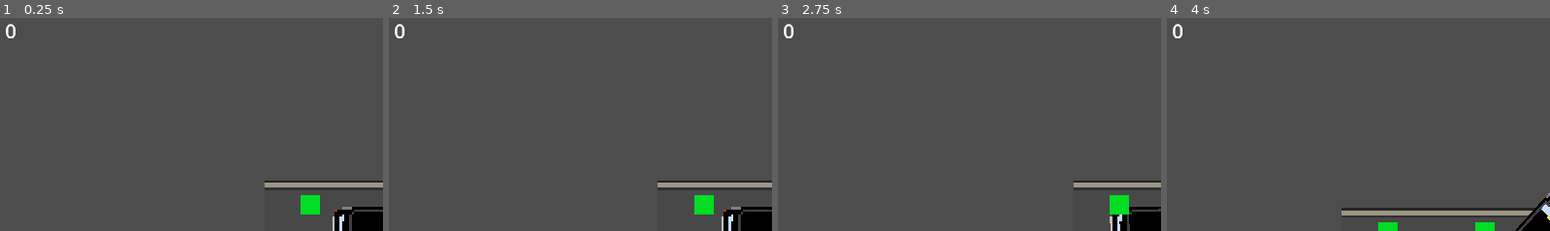
Above: before the commit, frames 1-4 (left to right).
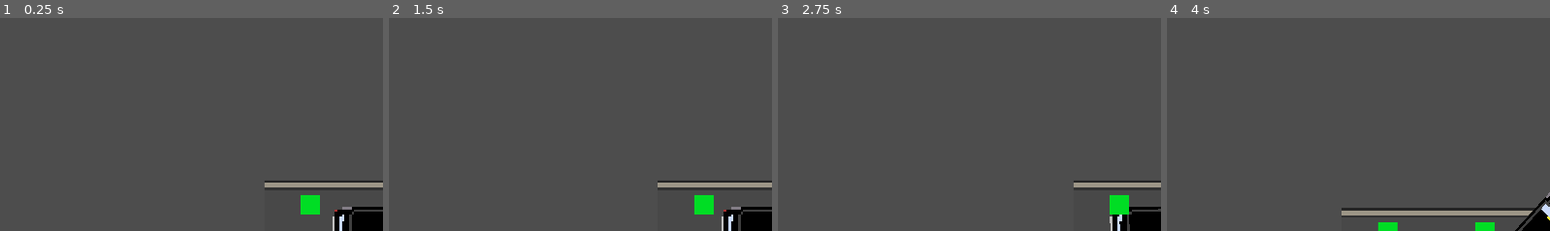
Above: after the commit, the same moments.

Repository: Samwalton9/HackneyCarriage
Game: Godot game, scene res://main.tscn
Two runs of this game, one before a commit and one after it. Both use one fixed random seed, a clock stepped at 60 frames per second and the inputs below.
Inputs:
- Up to frame 1 (0.25 s): no input
- Up to frame 2 (1.5 s): hold Right (ui_right) 0.53-1.28 s; hold Down (ui_down) from 1.28 s (still down)
- Up to frame 3 (2.75 s): release Down (ui_down) at 2.03 s; hold Right (ui_right) from 2.03 s (still down)
- Up to frame 4 (4 s): release Right (ui_right) at 2.78 s; hold Up (ui_up) 2.78-3.53 s; hold Left (ui_left) from 3.53 s (still down)
The pictures show only the part of the screen within x 0-50%, y 0-50%; the shares and areas given below are measured in that part.

The runs differ from the first frame. In frame 1, 0.1% of the frame differs, in the area x 1-5%, y 2-10%; in frame 2, 0.1%; in frame 3, 0.1%; in frame 4, 0.1%.

Commit message:
Remove per journey timer for now

Diff:
--- a/JourneyTimer.gd
+++ /dev/null
@@ -1,13 +0,0 @@
-extends Timer
-
-func _ready():
-	Events.picked_up.connect(_on_picked_up)
-	Events.dropped_off.connect(_on_dropped_off)
-
-
-func _on_picked_up(_pickup_loc):
-	start()
-
-
-func _on_dropped_off(_pickup_loc):
-	stop()
--- a/TimerLabel.gd
+++ /dev/null
@@ -1,6 +0,0 @@
-extends Label
-
-@onready var timer = %JourneyTimer
-
-func _process(_delta):
-	text = str(snapped(timer.time_left, 0.1))
--- a/main.tscn
+++ b/main.tscn
@@ -1,8 +1,6 @@
-[gd_scene load_steps=7 format=3 uid="uid://dt050334lu31a"]
+[gd_scene load_steps=5 format=3 uid="uid://dt050334lu31a"]
 
 [ext_resource type="PackedScene" uid="uid://cw6v8vicgu6ns" path="res://Map/map.tscn" id="1_ies4l"]
-[ext_resource type="Script" path="res://JourneyTimer.gd" id="2_a3xi6"]
-[ext_resource type="Script" path="res://TimerLabel.gd" id="3_irp7r"]
 [ext_resource type="Script" path="res://CostLabel.gd" id="4_bewwp"]
 [ext_resource type="Script" path="res://MoneyLabel.gd" id="5_xxrre"]
 [ext_resource type="PackedScene" uid="uid://b0wyivvpyyal3" path="res://Pedestrians/Pedestrian.tscn" id="6_5xnxb"]
@@ -12,22 +10,7 @@
 [node name="Map" parent="." instance=ExtResource("1_ies4l")]
 position = Vector2(665, 407)
 
-[node name="JourneyTimer" type="Timer" parent="."]
-unique_name_in_owner = true
-wait_time = 30.0
-one_shot = true
-script = ExtResource("2_a3xi6")
-
 [node name="CanvasLayer" type="CanvasLayer" parent="."]
-
-[node name="TimerLabel" type="Label" parent="CanvasLayer"]
-offset_left = 37.0
-offset_top = 23.0
-offset_right = 126.0
-offset_bottom = 90.0
-theme_override_font_sizes/font_size = 48
-text = "test"
-script = ExtResource("3_irp7r")
 
 [node name="CostLabel" type="Label" parent="CanvasLayer"]
 offset_left = 1746.0
